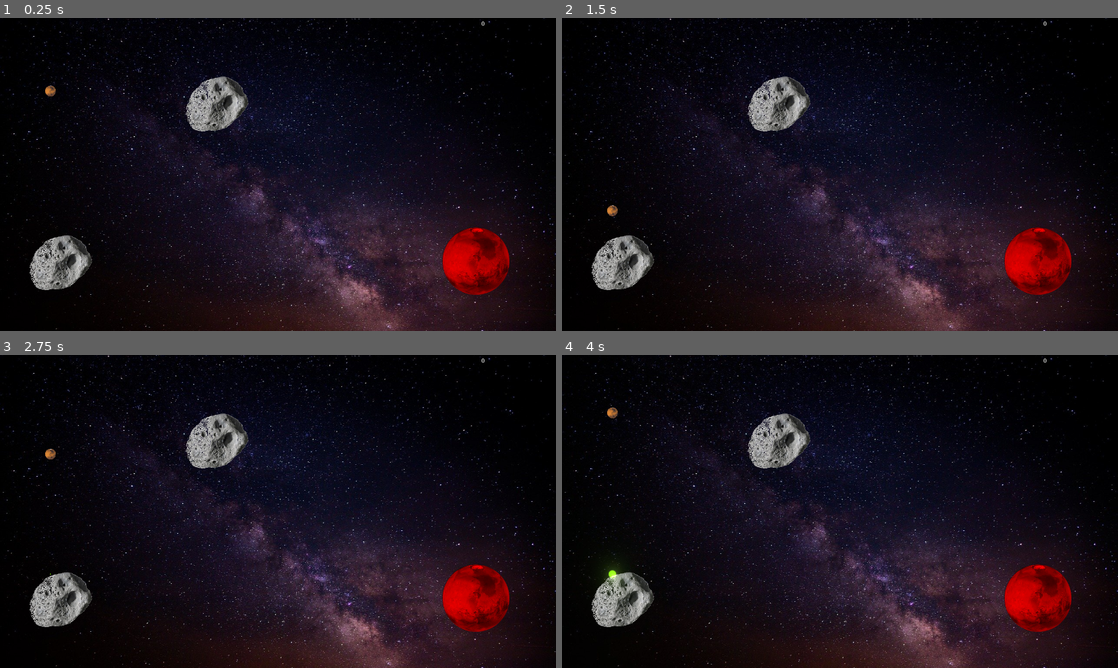
Above: before the commit, frames 1-4 (two rows, left to right).
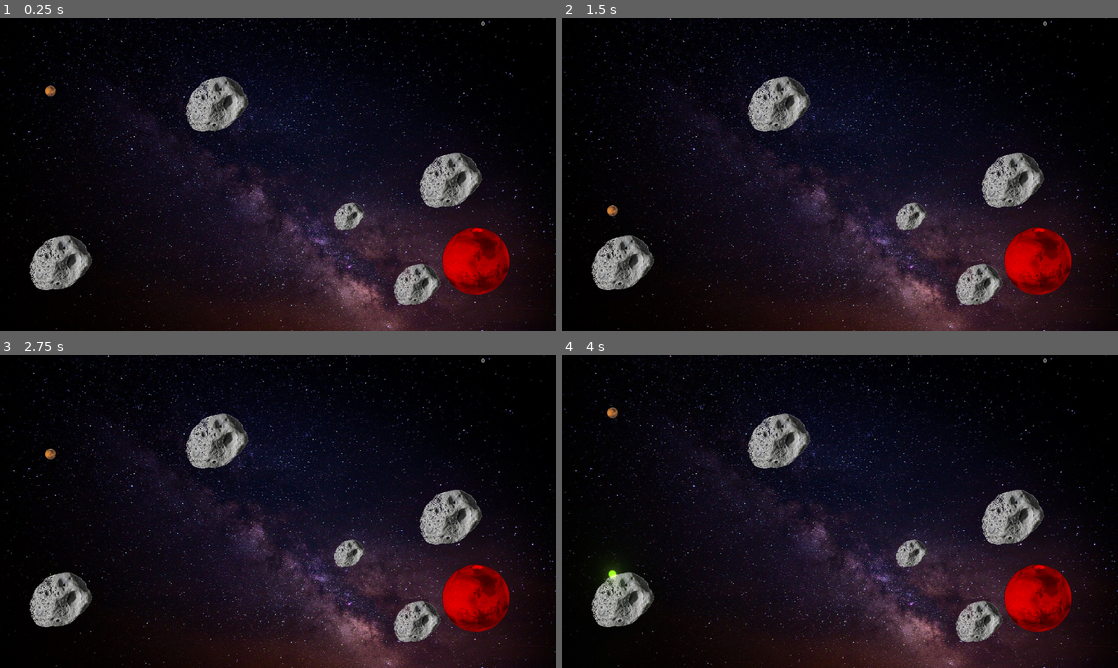
Above: after the commit, the same moments.

Repository: allenshi2014/balldrop
Game: Godot game, scene res://main.tscn
The game is run twice, just before and just after one commit, with the same random seed, the same clock (stepped at 60 frames per second) and the same inputs.
Inputs (mouse positions are in pixels of both pictures, inside the frame that each line leads up to):
- Up to frame 1 (0.25 s): no input
- Up to frame 2 (1.5 s): move the mouse to (962, 158) at 0.52 s; click (962, 158) at 0.67 s; move the mouse to (962, 158) at 1.27 s; click (962, 158) at 1.42 s
- Up to frame 3 (2.75 s): click (400, 495) at 2.17 s
- Up to frame 4 (4 s): click (962, 495) at 2.92 s; click (962, 495) at 3.67 s

The runs differ from the first frame. In frame 1, 2.5% of the frame differs, in the area x 60-87%, y 43-92%; in frame 2, 2.5%; in frame 3, 2.5%; in frame 4, 2.5%.

Commit message:
added more rock, fix the scale for collision

Diff:
--- a/line.gd
+++ b/line.gd
@@ -7,7 +7,7 @@
 var collider_name = "line"
 
 var timer = Timer.new()
-var line_lifecyle = 5
+var line_lifecyle = 30
 var line_shadow = null
 var line_ready = true
 
--- a/main.gd
+++ b/main.gd
@@ -1,6 +1,6 @@
 extends Node
 
-var line_length = 150
+var line_length = 200
 var current_line = null
 var current_line_shadow = null
 var p1 = Vector2()
--- a/main.tscn
+++ b/main.tscn
@@ -99,6 +99,17 @@
 [node name="gate" parent="." instance=ExtResource( 6 )]
 position = Vector2( 1095, 559 )
 
+[node name="rock5" parent="." instance=ExtResource( 5 )]
+position = Vector2( 1040, 374 )
+
+[node name="rock4" parent="." instance=ExtResource( 5 )]
+position = Vector2( 962, 613.6 )
+scale = Vector2( 0.75, 0.75 )
+
+[node name="rock3" parent="." instance=ExtResource( 5 )]
+position = Vector2( 806, 456.6 )
+scale = Vector2( 0.5, 0.5 )
+
 [node name="rock2" parent="." instance=ExtResource( 5 )]
 position = Vector2( 502, 199 )
 
--- a/rock.gd
+++ b/rock.gd
@@ -4,12 +4,14 @@
 var b = Vector2()
 var collider_name = "rock"
 var collider_area = PoolVector2Array()
+var collider_scale = 1
 
 func _ready():
 
 	collider_area = $shape.get_polygon()
+	collider_scale = self.scale
 
 	var point_count = collider_area.size()
 	for i in range(point_count):
-		var p_point = position + collider_area[i]
+		var p_point = position + collider_area[i] * collider_scale
 		collider_area.set(i, p_point)
